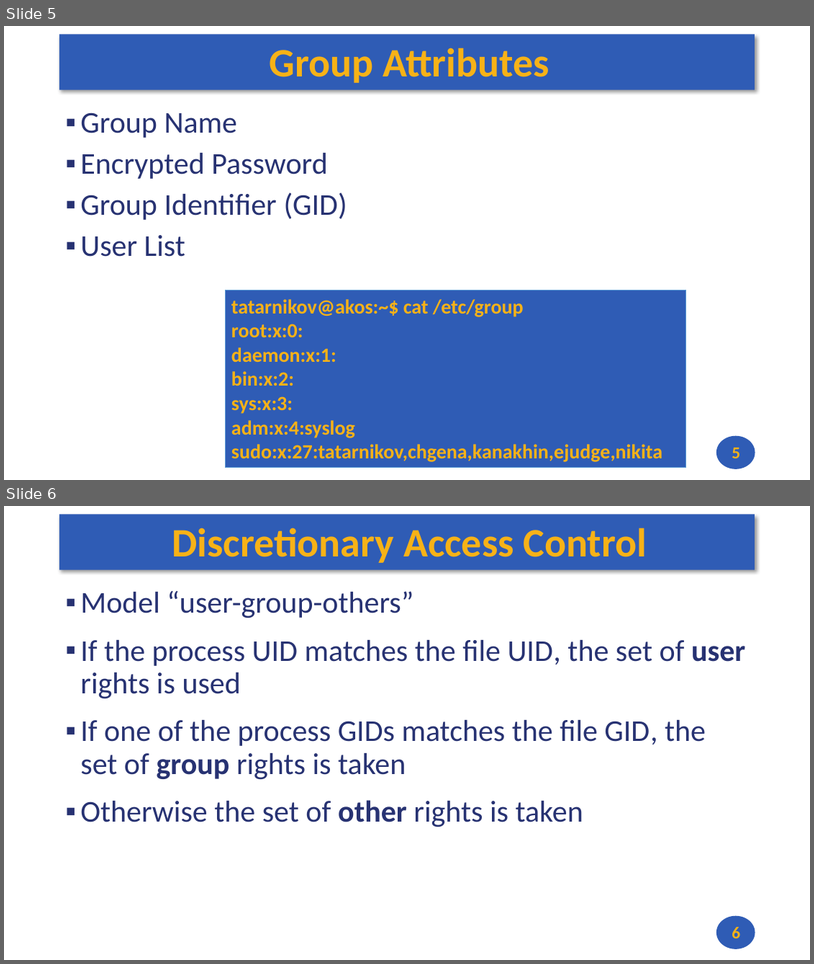
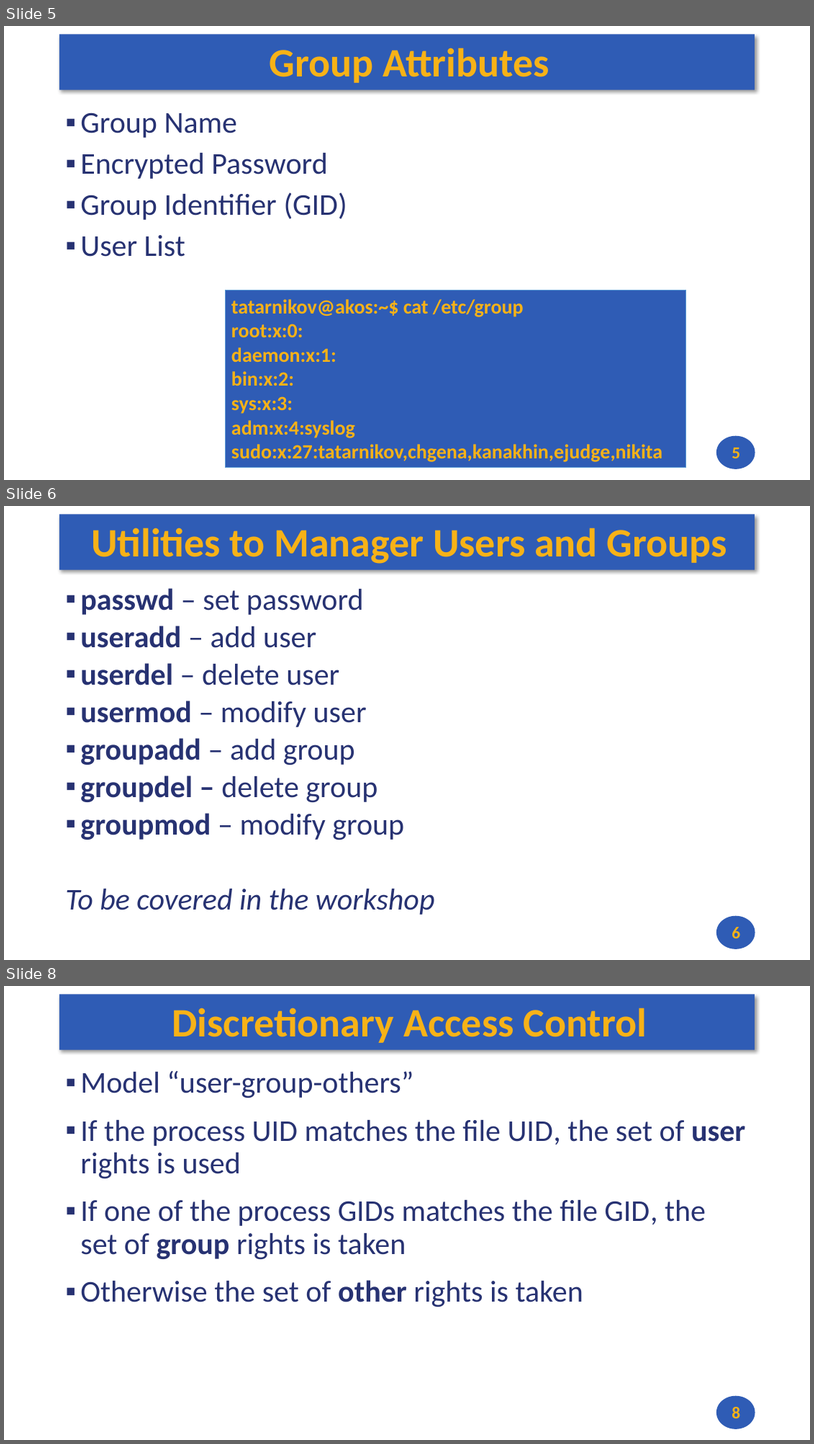
Before and after one commit to andrewt0301/hse-acos-course, a slide deck: docs/part2os/10_Permissions/OS_Lecture_10.pptx. Shown one above the other, each under a label of ours: slides 5 and 6 before the commit, slides 5, 6 and 8 after it; the slides between them are not shown. The pictures are 814x964 and 814x1444 pixels, drawn with LibreOffice and Linux fonts; fonts in the diff are those of the drawing. Boxes give left, top, right and bottom in pixels: in the first picture for what was removed or moved away, otherwise in the second. Text is boxed around its words. In the diff, an @@ line names an element or a change of style, - is before the commit and + after.

```diff
--- a/docs/part2os/10_Permissions/OS_Lecture_10.pptx
+++ b/docs/part2os/10_Permissions/OS_Lecture_10.pptx
@@ slide 6 added at [4, 506, 810, 960], background #FFFFFF; not listed: 2 template elements that a slide beside it also shows @@
@@ title added at [91, 528, 727, 564], 48 pt, text #F7B217, bold @@
+Utilities to Manager Users and Groups
@@ text added at [65, 588, 435, 914], 36 pt, text #273272 @@
+▪ passwd – set password
+▪ useradd – add user
+▪ userdel – delete user
+▪ usermod – modify user
+▪ groupadd – add group
+▪ groupdel – delete group
+▪ groupmod – modify group
+To be covered in the workshop
@@ page number added at [732, 926, 741, 938], 20 pt, text #F7B217, bold @@
+6
@@ what was slide 6 is now slide 8 @@
@@ page number at [732, 1406, 741, 1418]: text changed @@
-6
+8
```
Also in this commit, not shown: 1 slide changed, 6 other slides added, 1 other file.
